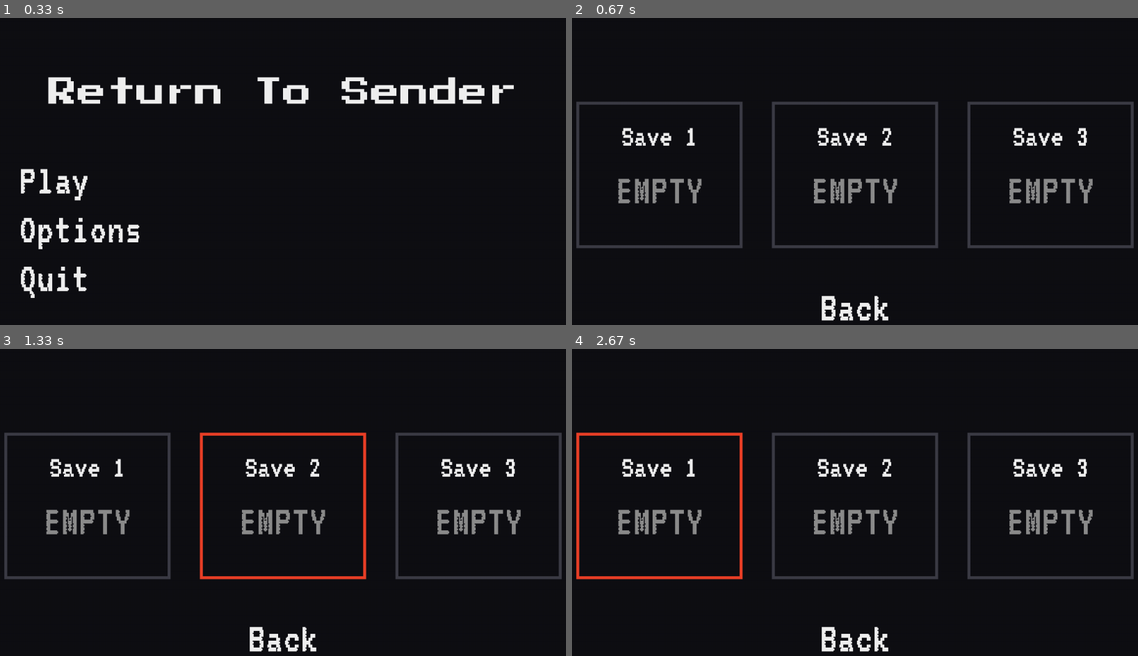
Above: before the commit, frames 1-4 (two rows, left to right).
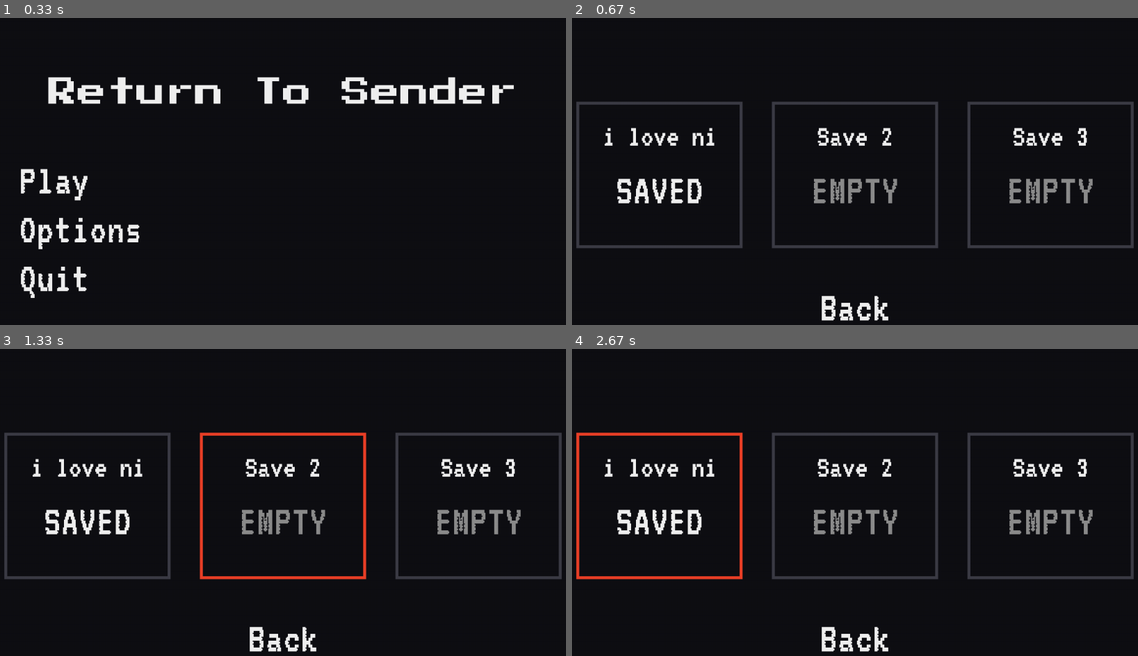
Above: after the commit, the same moments.

Repository: KDO1T/Return-To-Sender
Game: pygame game, started from main_menu.py
Same seed, same stepped clock (60 frames per second), same inputs: the game is played once before the commit and once after it.
Inputs (mouse positions are in pixels of both pictures, inside the frame that each line leads up to):
- Up to frame 1 (0.33 s): no input
- Up to frame 2 (0.67 s): click (855, 180) at 0.38 s
- Up to frame 3 (1.33 s): click (430, 560) at 0.72 s; press the mouse at (283, 505) at 1.03 s; move the mouse to (401, 573) at 1.13 s; release the mouse at (520, 643) at 1.27 s
- Up to frame 4 (2.67 s): press the mouse at (855, 637) at 1.37 s; move the mouse to (787, 631) at 1.47 s; release the mouse at (719, 625) at 1.6 s; press the mouse at (622, 511) at 1.7 s; move the mouse to (622, 505) at 1.8 s; release the mouse at (622, 502) at 1.93 s; press the mouse at (855, 511) at 2.03 s; move the mouse to (973, 444) at 2.13 s; release the mouse at (1087, 376) at 2.27 s; press the mouse at (651, 560) at 2.37 s; move the mouse to (741, 468) at 2.47 s; release the mouse at (826, 379) at 2.6 s

Frame 1 is identical in both runs. In frame 2, 1.3% of the frame differs, in the area x 5-26%, y 35-61%; in frame 3, 1.3%; in frame 4, 1.3%.

Commit message:
updated spritesheet, attack animations kinda fast will fix later

Diff:
--- /dev/null
+++ b/animations/spritesheets/red_jimmy_sheet2.json
@@ -0,0 +1,187 @@
+{ "frames": {
+   "idle_0": {
+    "frame": { "x": 0, "y": 0, "w": 32, "h": 32 },
+    "rotated": false,
+    "trimmed": false,
+    "spriteSourceSize": { "x": 0, "y": 0, "w": 32, "h": 32 },
+    "sourceSize": { "w": 32, "h": 32 },
+    "duration": 100
+   },
+   "idle_1": {
+    "frame": { "x": 32, "y": 0, "w": 32, "h": 32 },
+    "rotated": false,
+    "trimmed": false,
+    "spriteSourceSize": { "x": 0, "y": 0, "w": 32, "h": 32 },
+    "sourceSize": { "w": 32, "h": 32 },
+    "duration": 100
+   },
+   "idle_2": {
+    "frame": { "x": 64, "y": 0, "w": 32, "h": 32 },
+    "rotated": false,
+    "trimmed": false,
+    "spriteSourceSize": { "x": 0, "y": 0, "w": 32, "h": 32 },
+    "sourceSize": { "w": 32, "h": 32 },
+    "duration": 100
+   },
+   "idle_3": {
+    "frame": { "x": 96, "y": 0, "w": 32, "h": 32 },
+    "rotated": false,
+    "trimmed": false,
+    "spriteSourceSize": { "x": 0, "y": 0, "w": 32, "h": 32 },
+    "sourceSize": { "w": 32, "h": 32 },
+    "duration": 100
+   },
+   "idle_4": {
+    "frame": { "x": 128, "y": 0, "w": 32, "h": 32 },
+    "rotated": false,
+    "trimmed": false,
+    "spriteSourceSize": { "x": 0, "y": 0, "w": 32, "h": 32 },
+    "sourceSize": { "w": 32, "h": 32 },
+    "duration": 100
+   },
+   "idle_5": {
+    "frame": { "x": 160, "y": 0, "w": 32, "h": 32 },
+    "rotated": false,
+    "trimmed": false,
+    "spriteSourceSize": { "x": 0, "y": 0, "w": 32, "h": 32 },
+    "sourceSize": { "w": 32, "h": 32 },
+    "duration": 100
+   },
+   "walk_0": {
+    "frame": { "x": 192, "y": 0, "w": 32, "h": 32 },
+    "rotated": false,
+    "trimmed": false,
+    "spriteSourceSize": { "x": 0, "y": 0, "w": 32, "h": 32 },
+    "sourceSize": { "w": 32, "h": 32 },
+    "duration": 100
+   },
+   "walk_1": {
+    "frame": { "x": 224, "y": 0, "w": 32, "h": 32 },
+    "rotated": false,
+    "trimmed": false,
+    "spriteSourceSize": { "x": 0, "y": 0, "w": 32, "h": 32 },
+    "sourceSize": { "w": 32, "h": 32 },
+    "duration": 100
+   },
+   "walk_2": {
+    "frame": { "x": 256, "y": 0, "w": 32, "h": 32 },
+    "rotated": false,
+    "trimmed": false,
+    "spriteSourceSize": { "x": 0, "y": 0, "w": 32, "h": 32 },
+    "sourceSize": { "w": 32, "h": 32 },
+    "duration": 100
+   },
+   "walk_3": {
+    "frame": { "x": 288, "y": 0, "w": 32, "h": 32 },
+    "rotated": false,
+    "trimmed": false,
+    "spriteSourceSize": { "x": 0, "y": 0, "w": 32, "h": 32 },
+    "sourceSize": { "w": 32, "h": 32 },
+    "duration": 100
+   },
+   "walk_4": {
+    "frame": { "x": 320, "y": 0, "w": 32, "h": 32 },
+    "rotated": false,
+    "trimmed": false,
+    "spriteSourceSize": { "x": 0, "y": 0, "w": 32, "h": 32 },
+    "sourceSize": { "w": 32, "h": 32 },
+    "duration": 100
+   },
+   "jump_0": {
+    "frame": { "x": 352, "y": 0, "w": 32, "h": 32 },
+    "rotated": false,
+    "trimmed": false,
+    "spriteSourceSize": { "x": 0, "y": 0, "w": 32, "h": 32 },
+    "sourceSize": { "w": 32, "h": 32 },
+    "duration": 100
+   },
+   "jump_1": {
+    "frame": { "x": 384, "y": 0, "w": 32, "h": 32 },
+    "rotated": false,
+    "trimmed": false,
+    "spriteSourceSize": { "x": 0, "y": 0, "w": 32, "h": 32 },
+    "sourceSize": { "w": 32, "h": 32 },
+    "duration": 100
+   },
+   "jump_2": {
+    "frame": { "x": 416, "y": 0, "w": 32, "h": 32 },
+    "rotated": false,
+    "trimmed": false,
+    "spriteSourceSize": { "x": 0, "y": 0, "w": 32, "h": 32 },
+    "sourceSize": { "w": 32, "h": 32 },
+    "duration": 100
+   },
+   "jump_3": {
+    "frame": { "x": 448, "y": 0, "w": 32, "h": 32 },
+    "rotated": false,
+    "trimmed": false,
+    "spriteSourceSize": { "x": 0, "y": 0, "w": 32, "h": 32 },
+    "sourceSize": { "w": 32, "h": 32 },
+    "duration": 100
+   },
+   "fall_0": {
+    "frame": { "x": 480, "y": 0, "w": 32, "h": 32 },
+    "rotated": false,
+    "trimmed": false,
+    "spriteSourceSize": { "x": 0, "y": 0, "w": 32, "h": 32 },
+    "sourceSize": { "w": 32, "h": 32 },
+    "duration": 100
+   },
+   "fall_1": {
+    "frame": { "x": 512, "y": 0, "w": 32, "h": 32 },
+    "rotated": false,
+    "trimmed": false,
+    "spriteSourceSize": { "x": 0, "y": 0, "w": 32, "h": 32 },
+    "sourceSize": { "w": 32, "h": 32 },
+    "duration": 100
+   },
+   "fall_2": {
+    "frame": { "x": 544, "y": 0, "w": 32, "h": 32 },
+    "rotated": false,
+    "trimmed": false,
+    "spriteSourceSize": { "x": 0, "y": 0, "w": 32, "h": 32 },
+    "sourceSize": { "w": 32, "h": 32 },
+    "duration": 100
+   },
+   "attack_0": {
+    "frame": { "x": 576, "y": 0, "w": 32, "h": 32 },
+    "rotated": false,
+    "trimmed": false,
+    "spriteSourceSize": { "x": 0, "y": 0, "w": 32, "h": 32 },
+    "sourceSize": { "w": 32, "h": 32 },
+    "duration": 100
+   },
+   "attack_1": {
+    "frame": { "x": 608, "y": 0, "w": 32, "h": 32 },
+    "rotated": false,
+    "trimmed": false,
+    "spriteSourceSize": { "x": 0, "y": 0, "w": 32, "h": 32 },
+    "sourceSize": { "w": 32, "h": 32 },
+    "duration": 100
+   },
+   "attack_2": {
+    "frame": { "x": 640, "y": 0, "w": 32, "h": 32 },
+    "rotated": false,
+    "trimmed": false,
+    "spriteSourceSize": { "x": 0, "y": 0, "w": 32, "h": 32 },
+    "sourceSize": { "w": 32, "h": 32 },
+    "duration": 100
+   }
+ },
+ "meta": {
+  "app": "https://www.aseprite.org/",
+  "version": "1.3.15.5-dev",
+  "image": "Red Jimmy.png",
+  "format": "RGBA8888",
+  "size": { "w": 672, "h": 32 },
+  "scale": "1",
+  "frameTags": [
+  ],
+  "layers": [
+   { "name": "Layer 1", "opacity": 255, "blendMode": "normal" },
+   { "name": "Layer 2", "opacity": 255, "blendMode": "normal" }
+  ],
+  "slices": [
+  ]
+ }
+}
--- a/entity.py
+++ b/entity.py
@@ -69,12 +69,16 @@
         if self.animation_mode == 3: #fall
             self.current_frames = self.all_frames[15:17]
 
+        if self.animation_mode == 4: #fall
+            self.current_frames = self.all_frames[18:21]
+
+
         return self.current_frames
 
     def update_player_frame (self): #math for frame indexing
         self.animation_count += 1
 
-        if self.animation_count == 60:
+        if self.animation_count >= 60 and self.animation_mode != 4:
             self.animation_count = 0
 
         if self.animation_mode == 0: #idling
@@ -88,6 +92,21 @@
 
         if self.animation_mode == 3: #falling
             self.frame_index = (self.animation_count // 20) % len(self.current_frames)
+
+        if self.animation_mode == 4: #attacking
+           pass # self.frame_index = (self.animation_count // 20) % len(self.current_frames)
+
+        if self.animation_mode == 4: #attacking
+            if self.animation_count < 5:  #wind up
+                self.frame_index = 0
+            elif self.animation_count < 8: #attacking
+                self.frame_index = 1
+            elif self.animation_count < 15: #wind down
+                self.frame_index = 2
+            else:
+                self.animation_count = 0
+                self.animation_mode = 0
+                self.frame_index = 0
 
         return self.animation_count, self.frame_index
 
--- a/main.py
+++ b/main.py
@@ -150,7 +150,7 @@
     y_momentum = 0,
     max_air_jumps = 2,
     jump = False,
-    jump_height = 3,
+    jump_height = 10,
     on_ground = None,
     x_flip = False,
     all_frames = [],
@@ -191,7 +191,7 @@
 
 # *------------------------------ANIMATION------------------------------------------------------------------------
 
-jimmy_sheet = Spritesheet('animations/spritesheets/red_jimmy_sheet.png')
+jimmy_sheet = Spritesheet('animations/spritesheets/red_jimmy_sheet2.png')
 
 
 # 0-5 idle, 6-10 walk, 11-14 jump, 15-17 fall
@@ -216,8 +216,12 @@
     filename = f'fall_{i}'
     player.all_frames.append(jimmy_sheet.parse_sprite(filename))
 
-
-# 0-5 idle, 6-10 walk, 11-14 jump, 15-17 fall
+# -fall
+for i in range(3):
+    filename = f'attack_{i}'
+    player.all_frames.append(jimmy_sheet.parse_sprite(filename))
+
+# 0-5 idle, 6-10 walk, 11-14 jump, 15-17 fall, 18-20 attack
 # 0=idle, 1=walk, 2=jump, 3=fall
 
 
@@ -1057,7 +1061,9 @@
  #-----------------------------------------------------------------------------------------------------
     #chooses what type of action the player is doing to then determine animation playing
 
-    if player.on_ground == False and player.y_momentum > 0: #falling animation
+    if player.attacking:
+        player.animation_mode = 4
+    elif player.on_ground == False and player.y_momentum > 0: #falling animation
         player.animation_mode = 3
     elif player.on_ground == False and player.y_momentum <= 0: #jumping animation
         player.animation_mode = 2
--- /dev/null
+++ b/saves/slot_0.json
@@ -0,0 +1,27 @@
+{
+    "slot_index": 0,
+    "name": "i love ni",
+    "brightness": 50,
+    "player": {
+        "Name": null,
+        "HP": -105,
+        "max_HP": 50,
+        "base_ATK": 5,
+        "CRIT_DMG": null,
+        "CRIT_CHANCE": null,
+        "LEVEL": null,
+        "EXP": null,
+        "DOLLARS": null,
+        "S_COIN": null
+    },
+    "position": {
+        "x": 776,
+        "y": 748
+    },
+    "world": {
+        "current_stage": 1,
+        "map_seed": 5345,
+        "spritesheet": "grass_spritesheet.png",
+        "zombie_count": 1
+    }
+}
--- /dev/null
+++ b/settings.json
@@ -0,0 +1,15 @@
+{
+    "resolution_index": 1,
+    "fullscreen": false,
+    "brightness": 50,
+    "master_volume": 100,
+    "music_volume": 80,
+    "sfx_volume": 100,
+    "controls": {
+        "up": "W",
+        "left": "A",
+        "down": "S",
+        "right": "D",
+        "jump": "Space"
+    }
+}
Binary file added: animations/spritesheets/red_jimmy_sheet2.png
